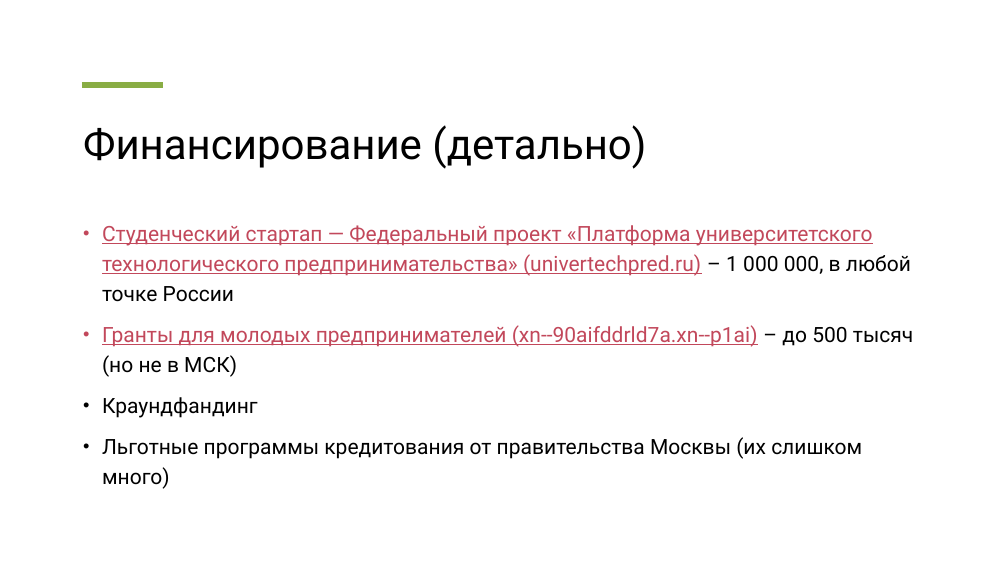
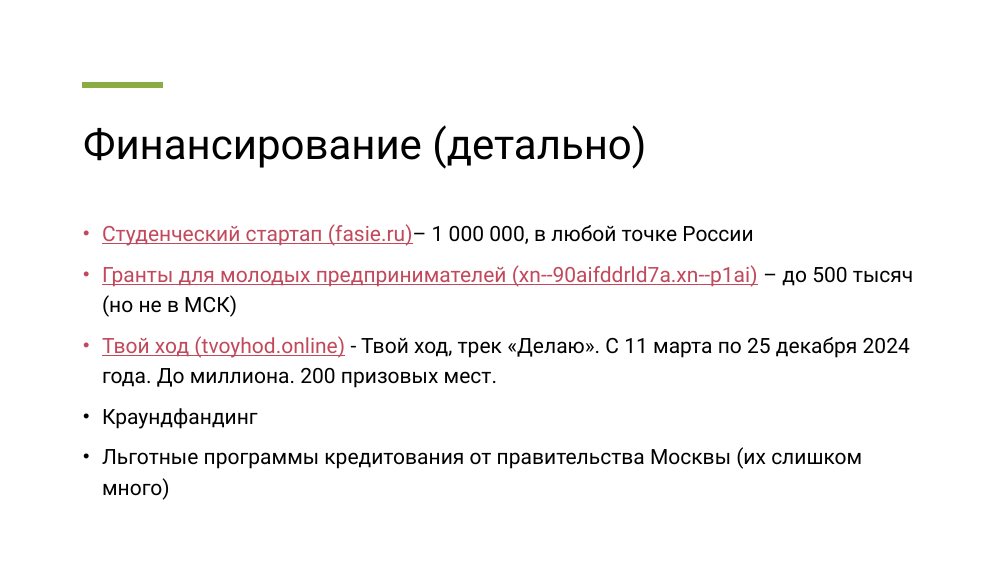
Before and after one commit to MaximTokarev2099/accessible-education, a slide deck: slide 12 of Проект «Доступное образование».pptx (slide 10 before the commit). Drawn at 1008x567 pixels with LibreOffice and Linux fonts; fonts in the diff are those of the drawing. Boxes give left, top, right and bottom in pixels: in the first picture for what was removed or moved away, otherwise in the second. Text is boxed around its words. In the diff, an @@ line names an element or a change of style, - is before the commit and + after.

```diff
--- a/Проект «Доступное образование».pptx
+++ b/Проект «Доступное образование».pptx
@@ text at (102, 224, 753, 246): text changed @@
-• Студенческий стартап — Федеральный проект «Платформа университетского технологического предпринимательства» (univertechpred.ru) – 1 000 000, в любой точке России
+• Студенческий стартап (fasie.ru)– 1 000 000, в любой точке России
@@ text at (102, 336, 910, 388): paragraph added @@
+• Твой ход (tvoyhod.online) - Твой ход, трек «Делаю». С 11 марта по 25 декабря 2024 года. До миллиона. 200 призовых мест.
```
Also in this commit, not shown: 7 other slides changed, 2 slides added, 3 other files.
